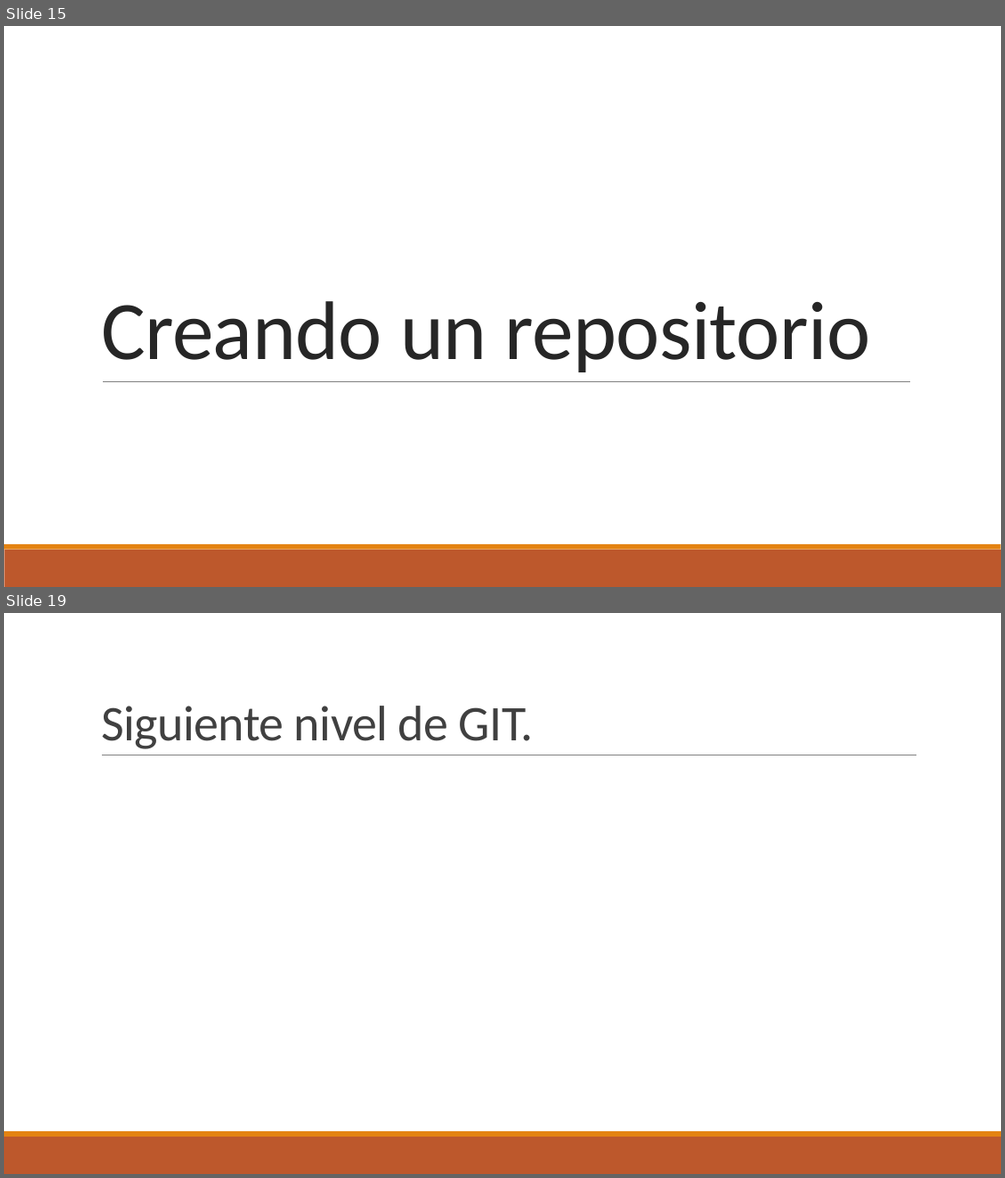
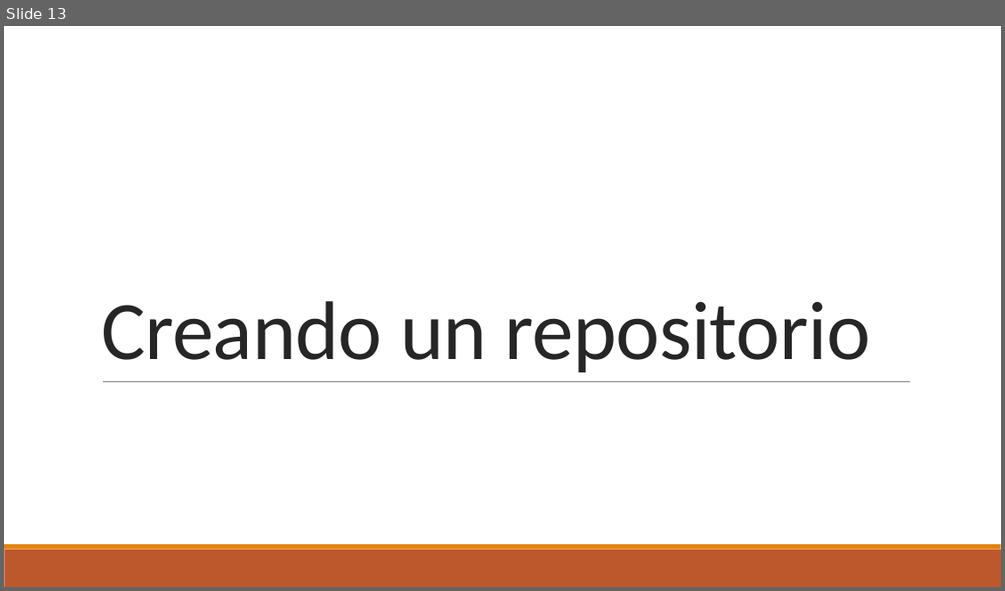
Before and after one commit to DuckHunter213/TutorialGit, a slide deck: Git.pptx. Shown one above the other, each under a label of ours: slides 15 and 19 before the commit, slide 13 after it; the slides between them are not shown. The pictures are 1005x1178 and 1005x591 pixels, drawn with LibreOffice and Linux fonts; fonts in the diff are those of the drawing; background and template pictures are left out. Boxes give left, top, right and bottom in pixels: in the first picture for what was removed or moved away, otherwise in the second. Text is boxed around its words. In the diff, an @@ line names an element or a change of style, - is before the commit and + after.

```diff
--- a/Git.pptx
+++ b/Git.pptx
@@ slide 19 removed at (4, 613, 1001, 1174), background #FFFFFF; not listed: 2 template elements that a slide beside it also shows @@
@@ title removed at (101, 706, 533, 749) @@
-Siguiente nivel de GIT.
@@ line removed from (102, 755) to (917, 755) @@
@@ what was slide 15 is now slide 13 @@
```
Also in this commit, not shown: 2 slides changed, 7 slides added, 5 other slides removed, 1 other file.
